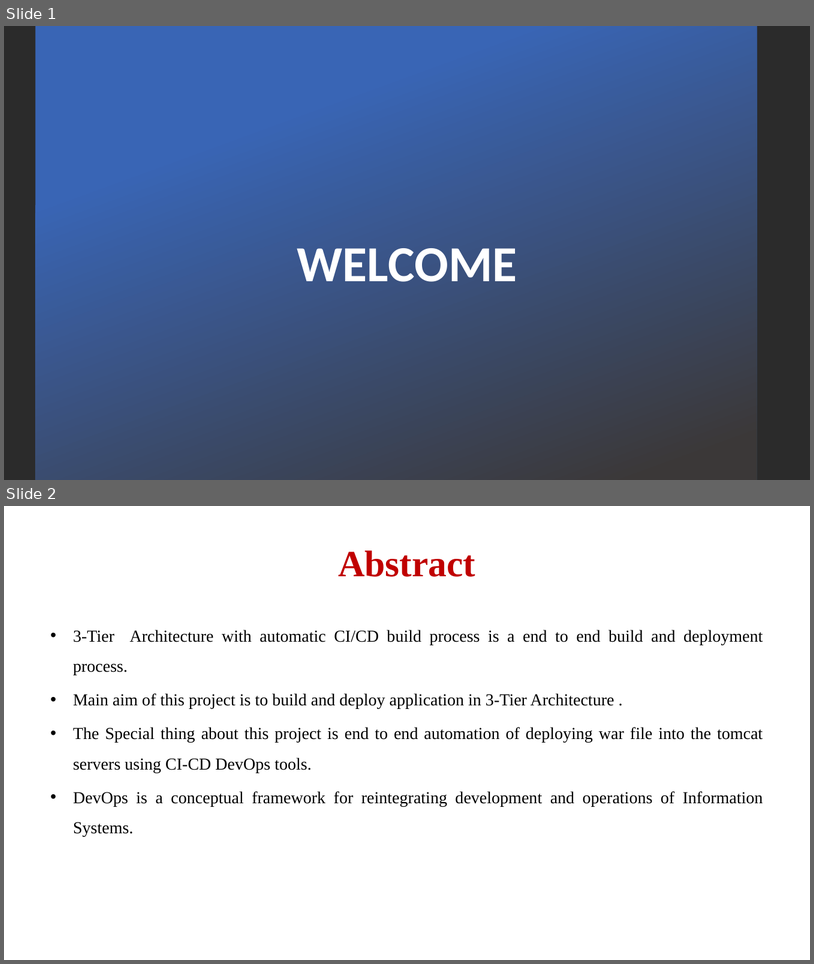
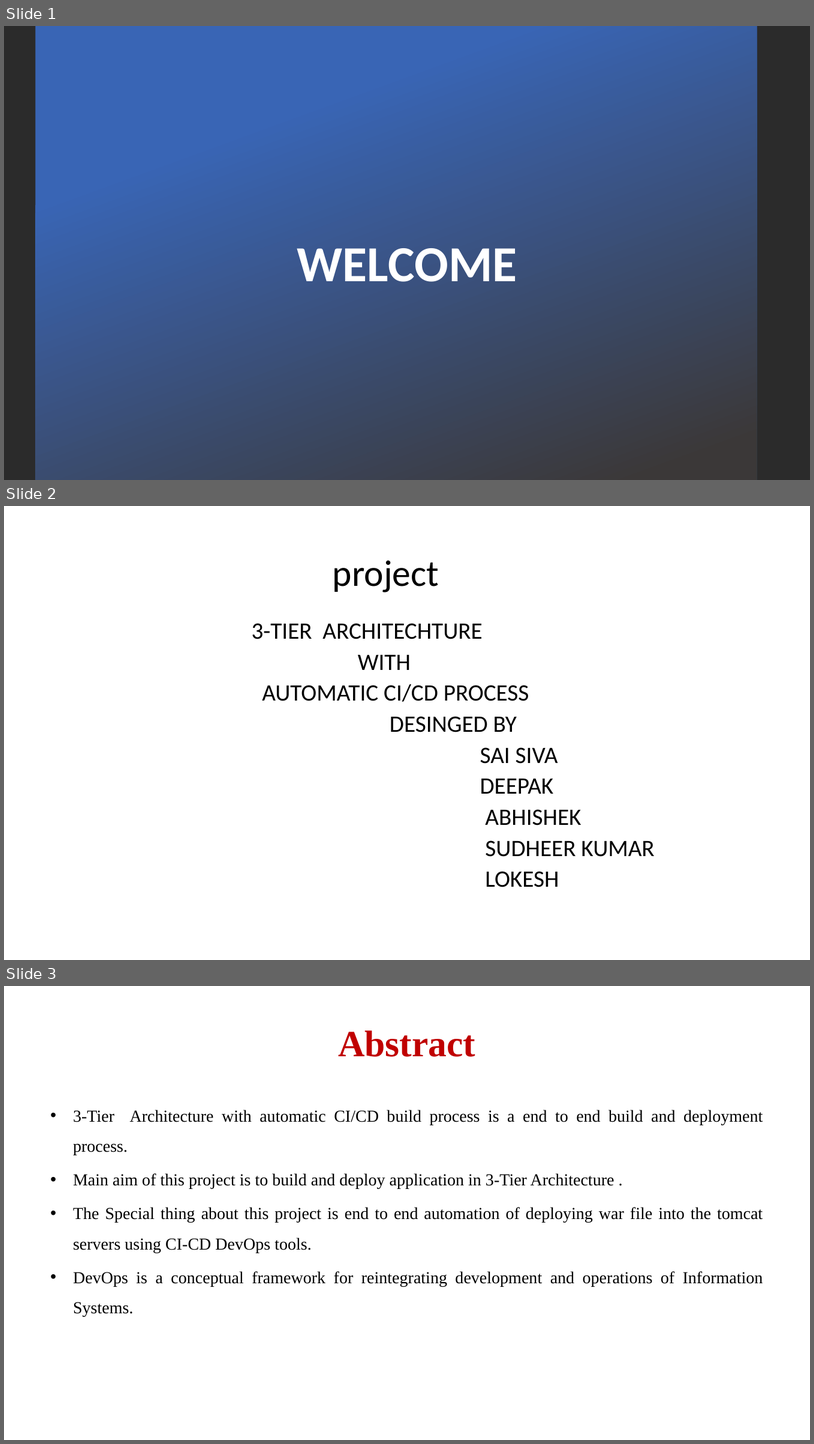
Before and after one commit to saisiva2502/studentapp-project, a slide deck: siva-project.pptx. Shown one above the other, each under a label of ours: slides 1 and 2 before the commit, slides 1, 2 and 3 after it. The pictures are 814x964 and 814x1444 pixels, drawn with LibreOffice and Linux fonts; fonts in the diff are those of the drawing; background and template pictures are left out; a plain dark background stands for a picture behind light text. Boxes give left, top, right and bottom in pixels: in the first picture for what was removed or moved away, otherwise in the second. Text is boxed around its words. In the diff, an @@ line names an element or a change of style, - is before the commit and + after.

```diff
--- a/siva-project.pptx
+++ b/siva-project.pptx
@@ slide 2 added at box(4, 506, 810, 960), background #FFFFFF @@
@@ title added at box(333, 560, 439, 592), 44 pt, text #000000 @@
+project
@@ text added at box(252, 623, 654, 887), 28 pt, text #000000 @@
+3-TIER ARCHITECHTURE
+WITH
+AUTOMATIC CI/CD PROCESS
+DESINGED BY
+SAI SIVA
+DEEPAK
+ABHISHEK
+SUDHEER KUMAR
+LOKESH
@@ what was slide 2 is now slide 3 @@
```
Also in this commit, not shown: 1 slide changed, 2 other slides added.
